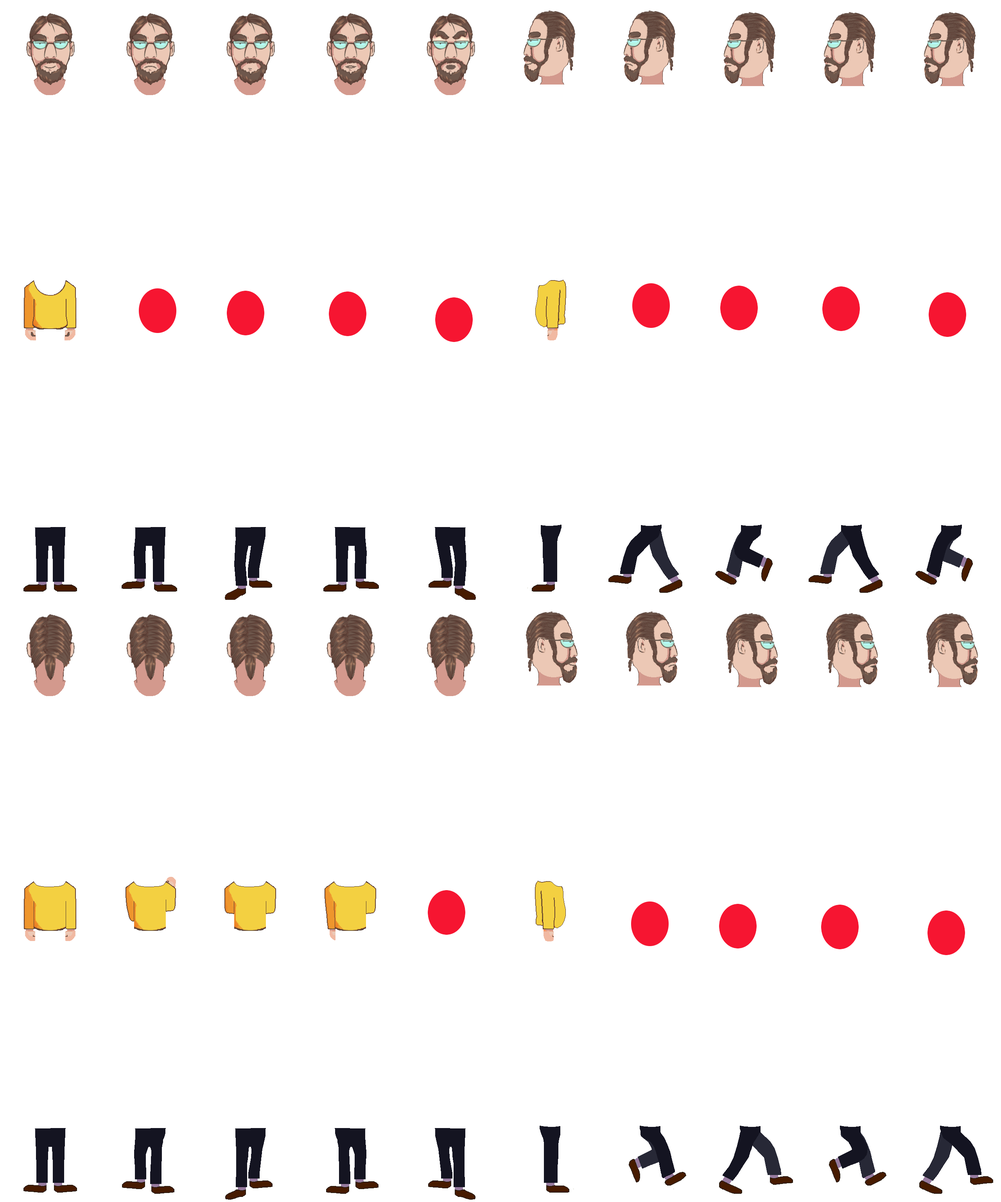
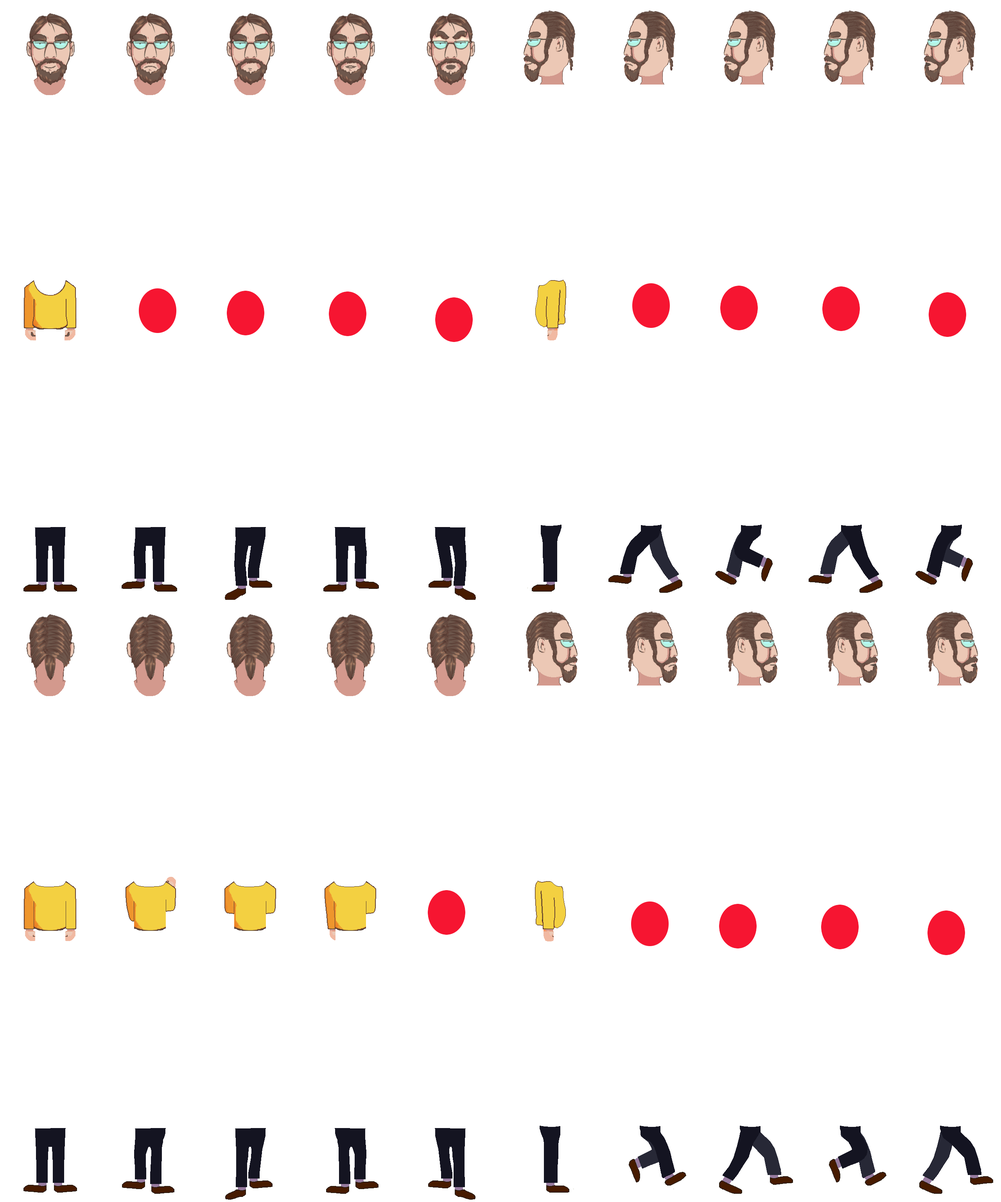
Revision of a layered (1001, 1202) image; what changed, layer by layer:
painted on "Background" over left=723, top=10, right=979, bottom=687
